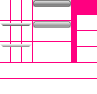
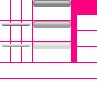
Layers edited between the first and the second 97x94 image:
added layer "Form 1 Kopie 3" (40%) in group "Gruppe 1" over [34, 43, 70, 48]
